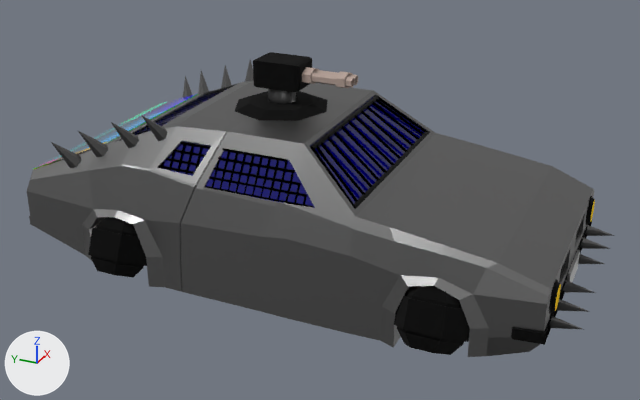
Renders of the FBX model Assets/Art/Characters/SM_Player_Car_02.fbx from each side of a commit.
Before and after are seen from a 50 mm camera at (-5.42, -0.58, 3.24) aimed at (-0.1, 1.81, 0.58). The lights are fixed; the arrows at lower left show +X, +Y and +Z. The first picture is the older version. Where no turn or scale is listed for an object, it has been applied to the vertices. Vertices at exactly the same position are counted once.

In view in the first picture: 'SM_Player_Car_02', 'Wpn_weapon_02', 'Wpn_weapon_02 base'.
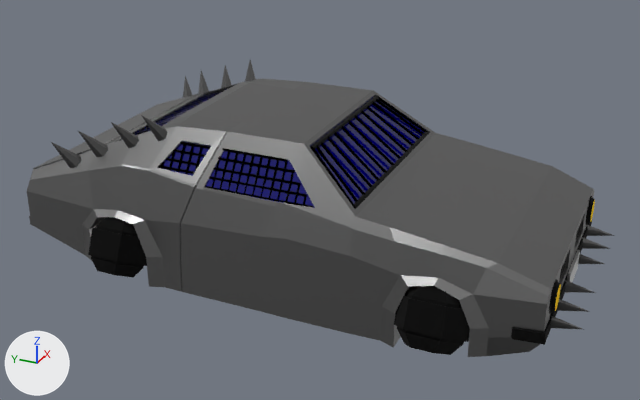
Where the newer file only moved an object's origin or applied its transform, the numbers keep the older frame.

Boxes [x1, y1, x2, y2] around the edits, measured in the pictures (640 x 400 px; the box of a moved part takes in the faces that stretch with it):
'Wpn_weapon_02', deleted
    before: [253, 52, 358, 104]
    faces in mat_m_player_car_02_roughness (picture img_atlas_png): [253, 52, 358, 92]
    faces in mat_m_player_car_02_metallic (picture img_atlas_png): [268, 89, 296, 104]
'Wpn_weapon_02 base', deleted
    before: [235, 91, 328, 121]
part 1 of me_cube_004, moved or reshaped
    before: [561, 210, 586, 285]
    after: [545, 210, 592, 342]
part 2 of me_cube_004, surface changed
    both: [33, 94, 198, 169]

The change, as a diff of the scene's bpy script:
```diff
--- a/Assets/Art/Characters/SM_Player_Car_02.fbx.py
+++ b/Assets/Art/Characters/SM_Player_Car_02.fbx.py
@@ me_cube_004 @@
 # used by ob_sm_player_car_02; location = (0.0, 0.0, 0.0)
-me_cube_004.from_pydata(...)  # 2271 vertices, 1823 faces; spans x -1.11..1.12, y -0.17..3.83, z 0.06..1.28
+me_cube_004.from_pydata(...)  # 2271 vertices, 1825 faces; spans x -1.11..1.12, y -0.17..3.83, z 0.06..1.28
+# me_cube_004 part 1
+# 4 faces are deleted
+# 2 new faces join them, mat_m_player_car_02_roughness (picture img_atlas_png)
+# 4 new faces join them, mat_m_player_car_02_metallic (picture img_atlas_png)
+# me_cube_004 part 2: 6 kept faces spanning x -0.79..0.84, y 3.28..3.81, z 0.73..0.95 get new texture (UV) coordinates
+# other edits to the shape of me_cube_004 do not show in these pictures
 me_cube_004.materials.append(mat_m_player_car_02_glass)
@@ ob_wpn_weapon_02_base @@
-ob_wpn_weapon_02_base = bpy.data.objects.new('Wpn_weapon_02 base', me_circle)
-ob_wpn_weapon_02_base.location = (0.0, 0.0, 0.0)
@@ ob_wpn_weapon_02 @@
-ob_wpn_weapon_02 = bpy.data.objects.new('Wpn_weapon_02', me_cube_003)
-ob_wpn_weapon_02.location = (0.0, 0.0, 0.0)
```
